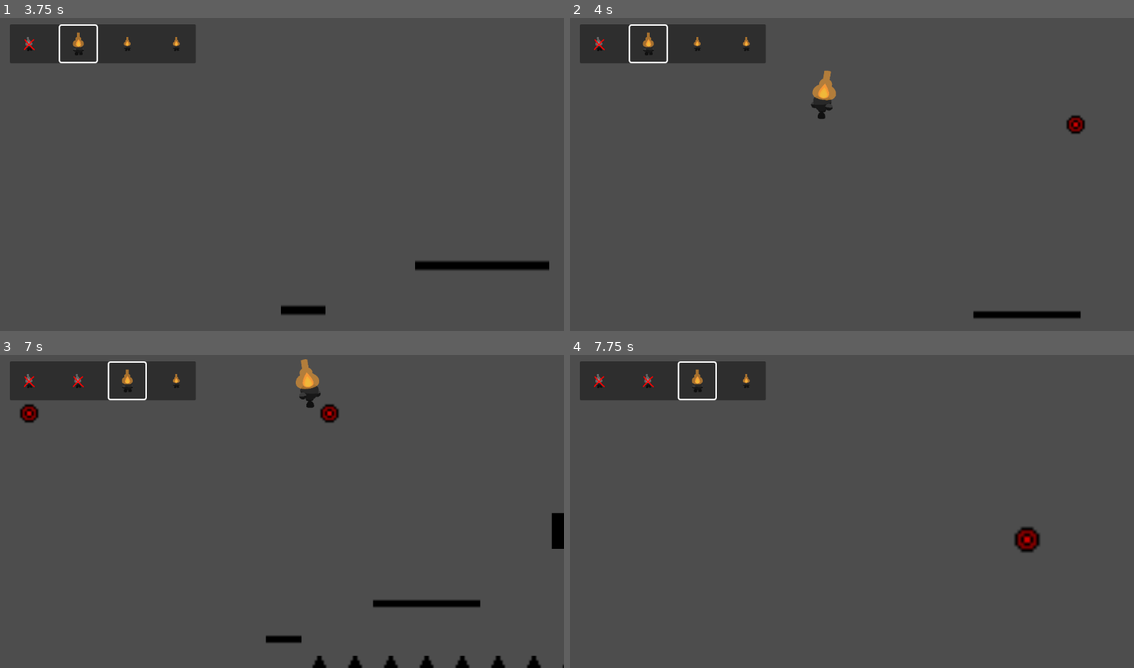
Above: before the commit, frames 1-4 (two rows, left to right).
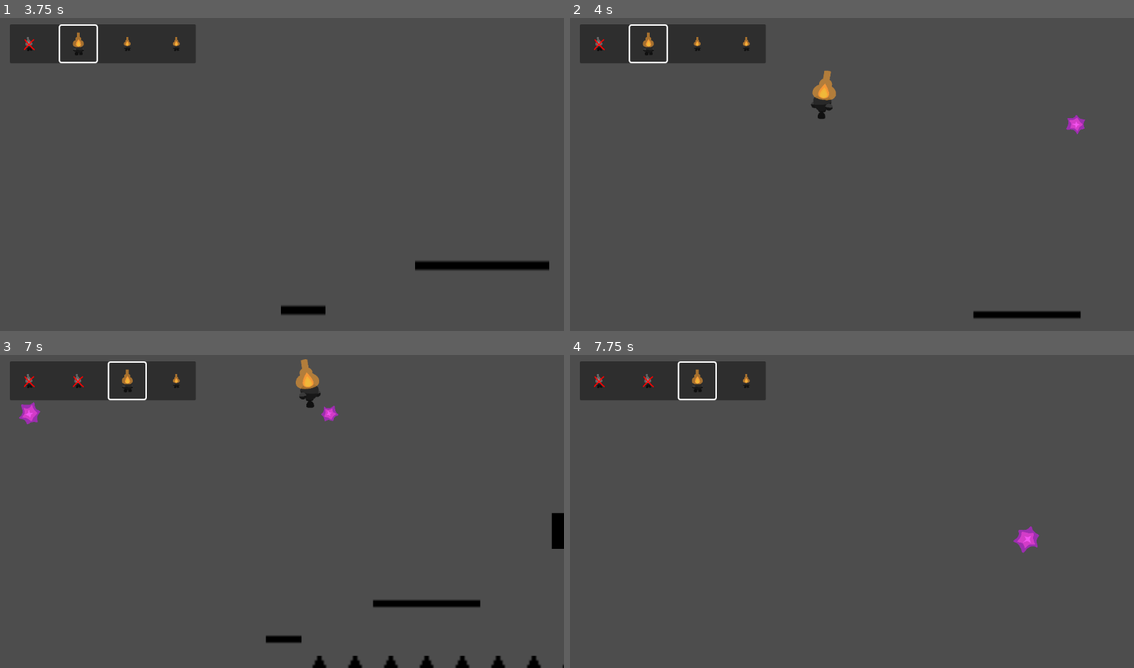
Above: after the commit, the same moments.

Repository: StarikTenger/PlatformerGame2025
Game: Godot game, scene res://scenes/UI/LevelManager.tscn
Same seed, same stepped clock (60 frames per second), same inputs: the game is played once before the commit and once after it.
Inputs:
- Up to frame 1 (3.75 s): click "1" at 0.5 s; click "Start" at 1.25 s; hold D (move_right) 2.03-3.53 s; tap Ctrl (ctrl) at 2.1 s; tap Space (jump) at 2.27, 3.02 s; tap P (dash) at 2.85 s; tap Enter at 3.5 s; hold A (move_left) from 3.53 s (still down); hold Z (level_overview) from 3.53 s (still down)
- Up to frame 2 (4 s): keep holding A (move_left); keep holding Z (level_overview)
- Up to frame 3 (7 s): release A (move_left) at 4.28 s; release Z (level_overview) at 4.28 s; hold D (move_right) 4.28-5.78 s; tap Tab (switch_char) at 4.35 s; tap Space (jump) at 4.52, 5.27, 6.02, 6.5 s; tap Ctrl (ctrl) at 5.1 s; hold A (move_left) 5.78-6.53 s; tap P (dash) at 5.85 s; hold D (move_right) from 6.53 s (still down); hold Z (level_overview) from 6.53 s (still down)
- Up to frame 4 (7.75 s): release D (move_right) at 7.28 s; release Z (level_overview) at 7.28 s; hold A (move_left) from 7.28 s (still down); tap Tab (switch_char) at 7.35 s; tap Space (jump) at 7.52 s

Frame 1 is identical in both runs. In frame 2, 0.2% of the frame differs, in the area x 87-92%, y 30-38%; in frame 3, 0.3%, in the area x 3-61%, y 15-23%; in frame 4, 0.3%.

Commit message:
disp + proj

Diff:
--- a/scenes/Dispenser.tscn
+++ b/scenes/Dispenser.tscn
@@ -362,6 +362,8 @@
 [node name="Timer" type="Timer" parent="."]
 
 [node name="Sprite2D" type="Sprite2D" parent="."]
+visible = false
+z_index = 5
 texture = ExtResource("1_yuh73")
 
 [node name="AnimatedSprite2D" type="AnimatedSprite2D" parent="."]
--- a/scenes/Projectile.tscn
+++ b/scenes/Projectile.tscn
@@ -1,10 +1,187 @@
-[gd_scene load_steps=4 format=3 uid="uid://bqeykxs2dl2yd"]
+[gd_scene load_steps=30 format=3 uid="uid://bqeykxs2dl2yd"]
 
 [ext_resource type="Texture2D" uid="uid://bm0swhas7fjce" path="res://resources/bullet.png" id="1_dprbf"]
 [ext_resource type="Script" uid="uid://cw68yv3ge63hv" path="res://scripts/projectile.gd" id="1_vihyi"]
+[ext_resource type="Texture2D" uid="uid://b16mbe5mct8ph" path="res://resources/dispenser_projectile.png" id="3_kdm4f"]
 
 [sub_resource type="CircleShape2D" id="CircleShape2D_vihyi"]
 radius = 25.02
+
+[sub_resource type="AtlasTexture" id="AtlasTexture_13obt"]
+atlas = ExtResource("3_kdm4f")
+region = Rect2(0, 0, 1280, 720)
+
+[sub_resource type="AtlasTexture" id="AtlasTexture_du7tx"]
+atlas = ExtResource("3_kdm4f")
+region = Rect2(1280, 0, 1280, 720)
+
+[sub_resource type="AtlasTexture" id="AtlasTexture_qjnh8"]
+atlas = ExtResource("3_kdm4f")
+region = Rect2(2560, 0, 1280, 720)
+
+[sub_resource type="AtlasTexture" id="AtlasTexture_xjfis"]
+atlas = ExtResource("3_kdm4f")
+region = Rect2(3840, 0, 1280, 720)
+
+[sub_resource type="AtlasTexture" id="AtlasTexture_a7ljl"]
+atlas = ExtResource("3_kdm4f")
+region = Rect2(5120, 0, 1280, 720)
+
+[sub_resource type="AtlasTexture" id="AtlasTexture_bsf0s"]
+atlas = ExtResource("3_kdm4f")
+region = Rect2(0, 720, 1280, 720)
+
+[sub_resource type="AtlasTexture" id="AtlasTexture_b6x4e"]
+atlas = ExtResource("3_kdm4f")
+region = Rect2(1280, 720, 1280, 720)
+
+[sub_resource type="AtlasTexture" id="AtlasTexture_ioblm"]
+atlas = ExtResource("3_kdm4f")
+region = Rect2(2560, 720, 1280, 720)
+
+[sub_resource type="AtlasTexture" id="AtlasTexture_su8my"]
+atlas = ExtResource("3_kdm4f")
+region = Rect2(3840, 720, 1280, 720)
+
+[sub_resource type="AtlasTexture" id="AtlasTexture_576g0"]
+atlas = ExtResource("3_kdm4f")
+region = Rect2(5120, 720, 1280, 720)
+
+[sub_resource type="AtlasTexture" id="AtlasTexture_wmi2x"]
+atlas = ExtResource("3_kdm4f")
+region = Rect2(0, 1440, 1280, 720)
+
+[sub_resource type="AtlasTexture" id="AtlasTexture_fcyv7"]
+atlas = ExtResource("3_kdm4f")
+region = Rect2(1280, 1440, 1280, 720)
+
+[sub_resource type="AtlasTexture" id="AtlasTexture_4muk5"]
+atlas = ExtResource("3_kdm4f")
+region = Rect2(2560, 1440, 1280, 720)
+
+[sub_resource type="AtlasTexture" id="AtlasTexture_wpa26"]
+atlas = ExtResource("3_kdm4f")
+region = Rect2(3840, 1440, 1280, 720)
+
+[sub_resource type="AtlasTexture" id="AtlasTexture_orocv"]
+atlas = ExtResource("3_kdm4f")
+region = Rect2(5120, 1440, 1280, 720)
+
+[sub_resource type="AtlasTexture" id="AtlasTexture_ah0xk"]
+atlas = ExtResource("3_kdm4f")
+region = Rect2(0, 2160, 1280, 720)
+
+[sub_resource type="AtlasTexture" id="AtlasTexture_wl8o7"]
+atlas = ExtResource("3_kdm4f")
+region = Rect2(1280, 2160, 1280, 720)
+
+[sub_resource type="AtlasTexture" id="AtlasTexture_tcksb"]
+atlas = ExtResource("3_kdm4f")
+region = Rect2(2560, 2160, 1280, 720)
+
+[sub_resource type="AtlasTexture" id="AtlasTexture_sqwtg"]
+atlas = ExtResource("3_kdm4f")
+region = Rect2(3840, 2160, 1280, 720)
+
+[sub_resource type="AtlasTexture" id="AtlasTexture_mb4vm"]
+atlas = ExtResource("3_kdm4f")
+region = Rect2(5120, 2160, 1280, 720)
+
+[sub_resource type="AtlasTexture" id="AtlasTexture_c3df5"]
+atlas = ExtResource("3_kdm4f")
+region = Rect2(0, 2880, 1280, 720)
+
+[sub_resource type="AtlasTexture" id="AtlasTexture_xjv5w"]
+atlas = ExtResource("3_kdm4f")
+region = Rect2(1280, 2880, 1280, 720)
+
+[sub_resource type="AtlasTexture" id="AtlasTexture_ucj6d"]
+atlas = ExtResource("3_kdm4f")
+region = Rect2(2560, 2880, 1280, 720)
+
+[sub_resource type="AtlasTexture" id="AtlasTexture_ia6je"]
+atlas = ExtResource("3_kdm4f")
+region = Rect2(3840, 2880, 1280, 720)
+
+[sub_resource type="SpriteFrames" id="SpriteFrames_1iq85"]
+animations = [{
+"frames": [{
+"duration": 1.0,
+"texture": SubResource("AtlasTexture_13obt")
+}, {
+"duration": 1.0,
+"texture": SubResource("AtlasTexture_du7tx")
+}, {
+"duration": 1.0,
+"texture": SubResource("AtlasTexture_qjnh8")
+}, {
+"duration": 1.0,
+"texture": SubResource("AtlasTexture_xjfis")
+}, {
+"duration": 1.0,
+"texture": SubResource("AtlasTexture_a7ljl")
+}, {
+"duration": 1.0,
+"texture": SubResource("AtlasTexture_bsf0s")
+}, {
+"duration": 1.0,
+"texture": SubResource("AtlasTexture_b6x4e")
+}, {
+"duration": 1.0,
+"texture": SubResource("AtlasTexture_ioblm")
+}, {
+"duration": 1.0,
+"texture": SubResource("AtlasTexture_su8my")
+}, {
+"duration": 1.0,
+"texture": SubResource("AtlasTexture_576g0")
+}, {
+"duration": 1.0,
+"texture": SubResource("AtlasTexture_wmi2x")
+}, {
+"duration": 1.0,
+"texture": SubResource("AtlasTexture_fcyv7")
+}, {
+"duration": 1.0,
+"texture": SubResource("AtlasTexture_4muk5")
+}, {
+"duration": 1.0,
+"texture": SubResource("AtlasTexture_wpa26")
+}, {
+"duration": 1.0,
+"texture": SubResource("AtlasTexture_orocv")
+}, {
+"duration": 1.0,
+"texture": SubResource("AtlasTexture_ah0xk")
+}, {
+"duration": 1.0,
+"texture": SubResource("AtlasTexture_wl8o7")
+}, {
+"duration": 1.0,
+"texture": SubResource("AtlasTexture_tcksb")
+}, {
+"duration": 1.0,
+"texture": SubResource("AtlasTexture_sqwtg")
+}, {
+"duration": 1.0,
+"texture": SubResource("AtlasTexture_mb4vm")
+}, {
+"duration": 1.0,
+"texture": SubResource("AtlasTexture_c3df5")
+}, {
+"duration": 1.0,
+"texture": SubResource("AtlasTexture_xjv5w")
+}, {
+"duration": 1.0,
+"texture": SubResource("AtlasTexture_ucj6d")
+}, {
+"duration": 1.0,
+"texture": SubResource("AtlasTexture_ia6je")
+}],
+"loop": true,
+"name": &"default",
+"speed": 24.0
+}]
 
 [node name="Projectile" type="CharacterBody2D"]
 collision_layer = 4
@@ -15,5 +192,13 @@
 shape = SubResource("CircleShape2D_vihyi")
 
 [node name="Sprite2D" type="Sprite2D" parent="."]
+visible = false
 scale = Vector2(6.25, 6.25)
 texture = ExtResource("1_dprbf")
+
+[node name="AnimatedSprite2D" type="AnimatedSprite2D" parent="."]
+z_index = -5
+scale = Vector2(0.172222, 0.172222)
+sprite_frames = SubResource("SpriteFrames_1iq85")
+autoplay = "default"
+frame_progress = 0.0163906
Binary file added: resources/dispenser_projectile.png
Not shown, added: resources/dispenser_projectile.png.import
